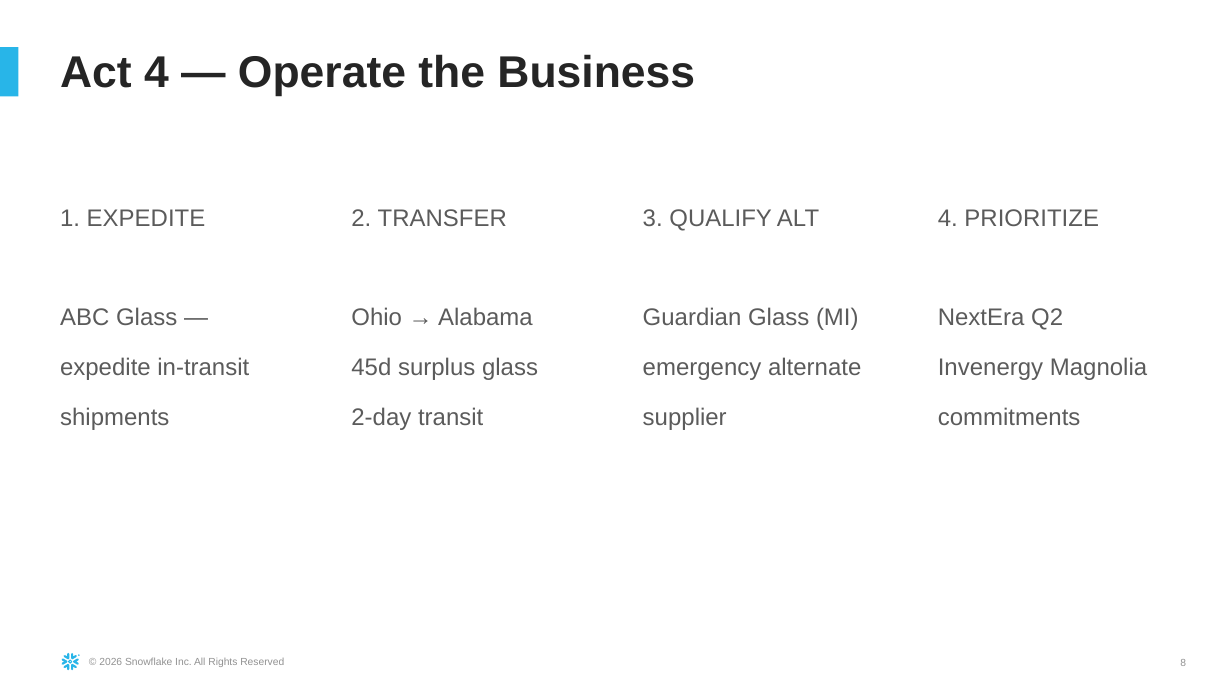
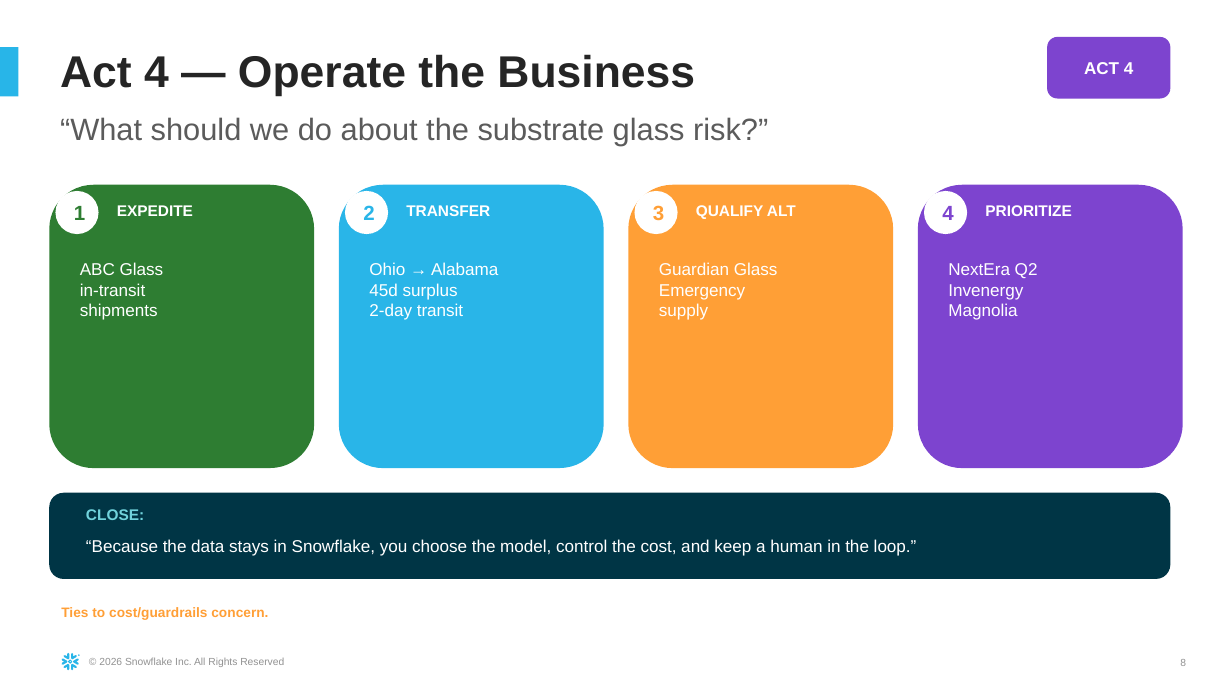
Before and after one commit to sfc-gh-sdickson/First-Solar, a slide deck: slide 8 of docs/First_Solar_Demo_Narrative.pptx. Drawn at 1232x693 pixels with LibreOffice and Linux fonts; fonts in the diff are those of the drawing. Boxes give left, top, right and bottom in pixels: in the first picture for what was removed or moved away, otherwise in the second. Text is boxed around its words. In the diff, an @@ line names an element or a change of style, - is before the commit and + after.

Commit message:
Fix PPTX: correct 10x5.62 dimensions, add graphic elements
Fixes text overflow (slide is 10"x5.62", not 13.3"x7.5"). Adds visual
elements: colored metric cards, numbered action circles, chevron flow
arrows, gauge-style inventory indicator, data visualization boxes.
Uses exact placeholder positions from template inspection.

.... Generated with [Cortex Code](https://docs.snowflake.com/en/user-guide/cortex-code/cortex-code)

```diff
--- a/docs/First_Solar_Demo_Narrative.pptx
+++ b/docs/First_Solar_Demo_Narrative.pptx
@@ rounded rectangle added at <box>1047,37,1170,99</box>, fill #7D44CF, 10 pt, text #FFFFFF, bold @@
+ACT 4
@@ subtitle added at <box>60,117,768,145</box>, 18 pt, text #5B5B5B @@
+“What should we do about the substrate glass risk?”
@@ rounded rectangle added at <box>49,185,314,468</box>, fill #2E7D32 @@
@@ ellipse added at <box>55,191,99,234</box>, fill #FFFFFF, 12 pt, text #2E7D32, bold @@
+1
@@ text added at <box>117,205,193,216</box>, 9 pt, text #FFFFFF, bold @@
+EXPEDITE
@@ rounded rectangle added at <box>339,185,604,468</box>, fill #29B5E8 @@
@@ ellipse added at <box>345,191,388,234</box>, fill #FFFFFF, 12 pt, text #29B5E8, bold @@
+2
@@ text added at <box>406,205,490,216</box>, 9 pt, text #FFFFFF, bold @@
+TRANSFER
@@ rounded rectangle added at <box>628,185,893,468</box>, fill #FF9F36 @@
@@ ellipse added at <box>634,191,678,234</box>, fill #FFFFFF, 12 pt, text #FF9F36, bold @@
+3
@@ text removed at <box>643,209,861,430</box> @@
-3. QUALIFY ALT
-Guardian Glass (MI)
-emergency alternate
-supplier
@@ text added at <box>696,205,796,219</box>, 9 pt, text #FFFFFF, bold @@
+QUALIFY ALT
@@ rounded rectangle added at <box>918,185,1183,468</box>, fill #7D44CF @@
@@ ellipse added at <box>924,191,967,234</box>, fill #FFFFFF, 12 pt, text #7D44CF, bold @@
+4
@@ text added at <box>985,205,1071,216</box>, 9 pt, text #FFFFFF, bold @@
+PRIORITIZE
@@ text at <box>80,262,164,320</box>: text changed; size 14 to 10 pt; text colour #5B5B5B to #FFFFFF @@
-1. EXPEDITE
-ABC Glass —
-expedite in-transit
-shipments
+ABC Glass
+in-transit
+shipments
@@ text at <box>369,262,498,320</box>: text changed; size 14 to 10 pt; text colour #5B5B5B to #FFFFFF @@
-2. TRANSFER
-Ohio → Alabama
-45d surplus glass
-2-day transit
+Ohio → Alabama
+45d surplus
+2-day transit
@@ text added at <box>659,262,778,320</box>, 10 pt, text #FFFFFF @@
+Guardian Glass
+Emergency
+supply
@@ text at <box>948,263,1038,320</box>: text changed; size 14 to 10 pt; text colour #5B5B5B to #FFFFFF @@
-4. PRIORITIZE
-NextEra Q2
-Invenergy Magnolia
-commitments
+NextEra Q2
+Invenergy
+Magnolia
@@ rounded rectangle added at <box>49,493,1170,579</box>, fill #003545 @@
@@ text added at <box>86,509,144,520</box>, 9 pt, text #71D3DC, bold @@
+CLOSE:
@@ text added at <box>86,539,917,556</box>, 10 pt, text #FFFFFF @@
+“Because the data stays in Snowflake, you choose the model, control the cost, and keep a human in the loop.”
@@ text added at <box>61,607,268,620</box>, 8 pt, text #FF9F36, bold @@
+Ties to cost/guardrails concern.
```
Also in this commit, not shown: 11 other slides changed.
